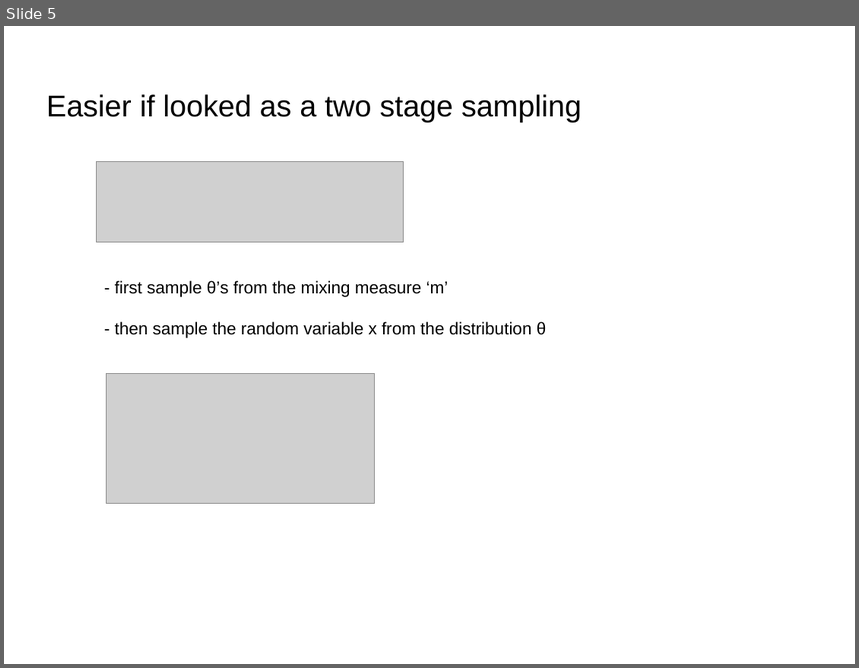
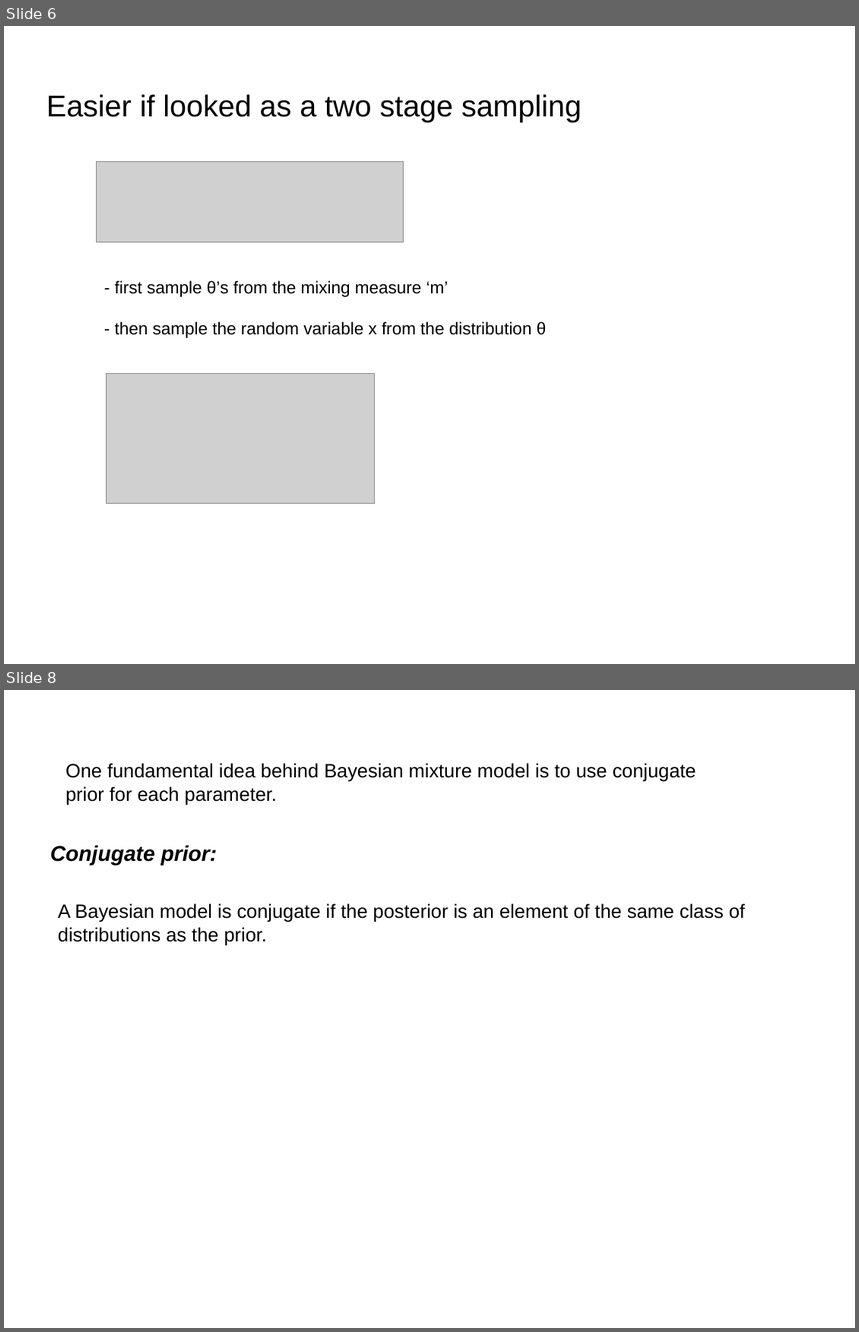
Before and after one commit to afcarl/Dirichlet_Processes, a slide deck: Dirichlet_process.odp. Shown one above the other, each under a label of ours: slide 5 before the commit, slides 6 and 8 after it; the slides between them are not shown. The pictures are 859x668 and 859x1332 pixels, drawn with LibreOffice and Linux fonts; fonts in the diff are those of the drawing; grey boxes stand for pictures. Boxes give left, top, right and bottom in pixels: in the first picture for what was removed or moved away, otherwise in the second. Text is boxed around its words. In the diff, an @@ line names an element or a change of style, - is before the commit and + after.

```diff
--- a/Dirichlet_process.odp
+++ b/Dirichlet_process.odp
@@ slide 8 added at (4,690,855,1328), background #FFFFFF @@
@@ text added at (66,763,696,805), 18 pt, text #000000 @@
+One fundamental idea behind Bayesian mixture model is to use conjugate prior for each parameter.
@@ text added at (50,845,218,866), 20 pt, text #000000, bold, italic @@
+Conjugate prior:
@@ text added at (58,904,745,945), 18 pt, text #000000 @@
+A Bayesian model is conjugate if the posterior is an element of the same class of
+distributions as the prior.
@@ what was slide 5 is now slide 6 @@
```
Also in this commit, not shown: 5 slides changed, 3 other slides added, 1 slide removed.
